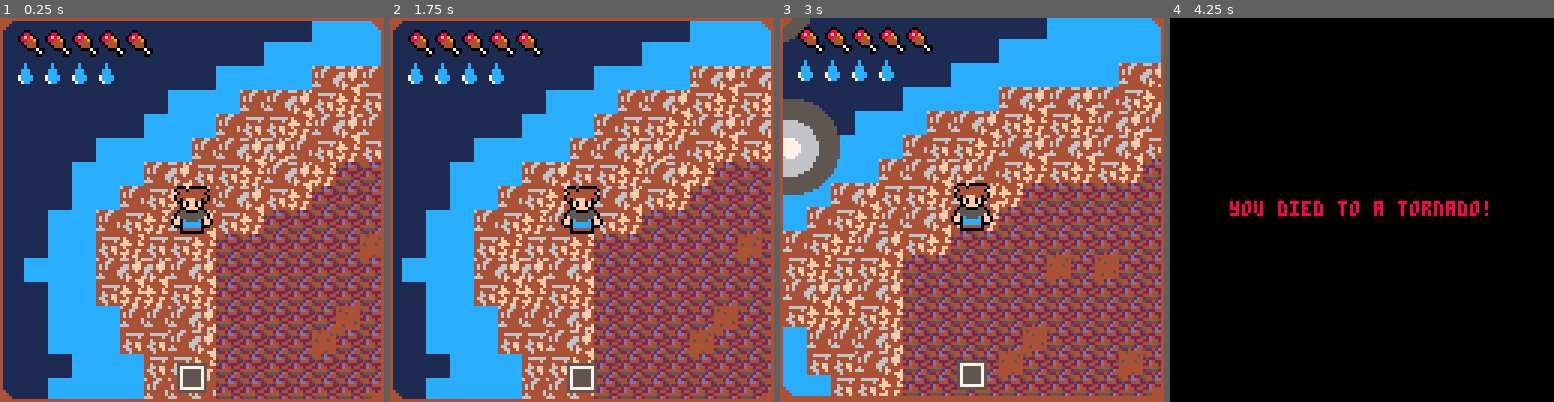
Above: before the commit, frames 1-4 (left to right).
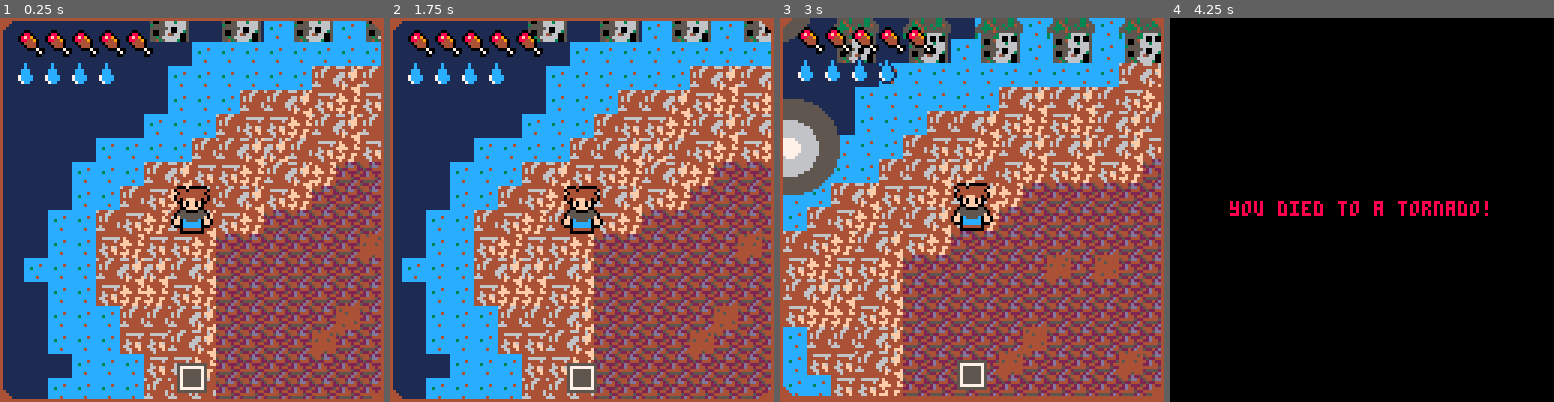
Above: after the commit, the same moments.

Repository: lucaslng/jamhacks-climatastrophe
Game: PICO-8 cartridge climate-collapse.p8
Two runs of this game, one before a commit and one after it. Both use one fixed random seed, a clock stepped at 60 frames per second and the inputs below.
Inputs:
- Up to frame 1 (0.25 s): no input
- Up to frame 2 (1.75 s): tap O (Z key) at 0.7, 1.7 s; hold Right from 1.6 s (still down)
- Up to frame 3 (3 s): release Right at 2.1 s; tap O (Z key) at 2.1, 2.5, 2.9 s; hold Up 2.15-2.42 s; hold Right from 2.47 s (still down)
- Up to frame 4 (4.25 s): release Right at 3.03 s; hold Left 3.08-3.58 s; tap O (Z key) at 3.3, 3.7, 4.1 s; hold Down 3.63-3.97 s; hold Right from 4.02 s (still down)

The runs differ from the first frame. In frame 1, 5.1% of the frame differs, in the area x 7-100%, y 0-100%; in frame 2, 5.2%; in frame 3, 8.6%, in the area x 2-100%, y 0-99%; in frame 4, nothing differs.

Commit message:
dirty water and houses

Diff:
--- a/climate-collapse.p8
+++ b/climate-collapse.p8
@@ -336,11 +336,11 @@
 __gfx__
 000000000b3bb3b065555666bbbbbbbbbbbbbbbbbbb1bbbbbbbbbbbb11111111cccccccc00000000000000000000000000000000000000000000000000000000
 000000003bb3bbbb66556665bbb00bbbbbbbbbbbbb1c1bbbbbbbbbbb11111111cccccccc00000000000000000000000000000000000000000000000100000000
-0000000003333bb066666655bb0880bbbbbbbbbbbb1c1bbbbbbbbbbb11111111cccccccc00000000000000000000000000000000000000001111100000000000
-0000000000eeee0056655666b08f890bbbbbbbbbb1ccc1bbbbbbbbbb11111111cccccccc0000000000000000000000000000000000000001c777710000000000
+0000000003333bb066666655bb0880bbbbbbbbbbbb1c1bbbbbbbbbbb11111111ccccc4cc00000000000000000000000000000000000000001111100000000000
+0000000000eeee0056655666b08f890bbbbbbbbbb1ccc1bbbbbbbbbb11111111cc3ccccc0000000000000000000000000000000000000001c777710000000000
 0000000002e0e0e066665566b0884490bbbbbbbbb1ccc1bbbbbbbbbb11111111cccccccc000000000000000000000000000000000000001ccccc771000000000
 00000000022eeee066566666bb044440bbbbbbbb17cccc1bbbbbbbbb11111111cccccccc00000000000000000000000000000000000001ccccccc71000000000
-000000000022220055665665bbb04440bbbbbbbb17cccc1bbbbbbbbb11111111cccccccc000000000000000000000000000000000000017ccccccc7100000000
+000000000022220055665665bbb04440bbbbbbbb17cccc1bbbbbbbbb11111111cccc4ccc000000000000000000000000000000000000017ccccccc7100000000
 000000000002200066655556bbbb000700bbbbbbb17cc1bbbbbbbbbb11111111cccccccc00000000000000000000000000000000000017ccc11ccc1000000000
 4442d2250000000000000000bbbbbbb070bbbbbbbb111bbbbbbbbbbb0000000000000000000000000000000000000000000000000001cccc10011c1000000000
 5445dd420000000000000000bbbbbbb00bbbbbbbbbbbbbbbbbbbbbbb0000000000000000000000000000000000000000000000000001ccc10000010000000000
@@ -479,13 +479,13 @@
 0707070707070707070707070707070707070707070707070707070707070707070707070707070707070707070707070707070707070707070707070707070707070707070707070707070707070707070707070707070707070707070707070707070707070707070707070707070707070707070700000000000000000000
 0707070707070707070707070707070707070707070707070707070707070707070707070707070707070707070707070707070707070707070707070707070707070707070707070707070707070707070707070707070707070707070707070707070707070707070707070707070707070707070700000000000000000000
 0707070707070707070707070707070707070707070707070707070707070707070707070707070707070707070707070707070707070707070707070707070707070707070707070707070707070707070707070707070707070707070707070707070707070707070707070707070707070707070700000000000000000000
-0707070707070707070707070707070707070707070707070707070707070707070707070707070707070707070707070707070707070707070707070707070707070707070707070707070707070707070707070707070707070707070707070707070707070707070707070707070707070707070700000000000000000000
-0707070707070707070707070707070707070707070707070707070707070707070707070707070707070707070808080808080808080808070707070707070707070707070707070707070707070707070707070707070707070707070707070707070707070707070707070707070707070707070700000000000000000000
+0707070707070707070707070707070707070707070707404107404107404107404107404107404107404107404107424308424308070707070707070707070707070707070707070707070707070707070707070707070707070707070707070707070707070707070707070707070707070707070700000000000000000000
+0707070707070707070707070707070707070707070707505107505107505107505107505107505107505107505108525308525308080808070707070707070707070707070707070707070707070707070707070707070707070707070707070707070707070707070707070707070707070707070700000000000000000000
 0707070707070707070707070707070707070707070707070707070707070707070707080808080808080808080808080808080808080808080707070707070707070707070707070707070707070707070707070707070707070707070707070707070707070707070707070707070707070707070700000000000000000000
-0707070707070707070707070707070707070707070707070707070707070707080808080808080808080808080808080808080808080808080807070707070707070707070707070707070707070707070707070707070707070707070707070707070707070707070707070707070707070707070700000000000000000000
-0707070707070707070707070707070707070707070707070707070707070808080808080808080808082728272827272827272808080808080808070707070707070707070707070707070707070707070707070707070707070707070707070707070707070707070707070707070707070707070700000000000000000000
-0707070707070707070707070707070707070707070707070707070708080808080808272827272828273738372737272827282728272808080808080707070707070707070707070707070707070707070707070707070707070707070707070707070707070707070707070707070707070707070700000000000000000000
-0707070707070707070707070707070707070707070707070707080808082728272827373837373838272827283738373837382728272827280808080807070707070707070707070707070707070707070707070707070707070707070707070707070707070707070707070707070707070707070700000000000000000000
+0707070707070707070707070707070707070707070707404107404107424308424308424308424308080808080808080808080808080808080807070707070707070707070707070707070707070707070707070707070707070707070707070707070707070707070707070707070707070707070700000000000000000000
+0707070707070707070707070707070707070707070707505107505108525308525308525308525308082728272827272827272808080808080808070707070707070707070707070707070707070707070707070707070707070707070707070707070707070707070707070707070707070707070700000000000000000000
+0707070707070707070707070707070707070707070707070708080808080808080808272827272828273738372737272827282728272808080808080707070707070707070707070707070707070707070707070707070707070707070707070707070707070707070707070707070707070707070700000000000000000000
+0707070707070707070707070707070707070707070707070808080808082728272827373837373838272827283738373837382728272827280808080807070707070707070707070707070707070707070707070707070707070707070707070707070707070707070707070707070707070707070700000000000000000000
 0707070707070707070707070707070707070707070707070808082727283738373827282728282728272828381010102424103738272837272808080808070707070707070707070707070707070707070707070707070707070707070707070707070707070707070707070707070707070707070700000000000000000000
 0707070707070707070707070707070707070707070707080808273737382728272827283738383738373838101010101024241010373827372728080808080707070707070707070707070707070707070707070707070707070707070707070707070707070707070707070707070707070707070700000000000000000000
 0707070707070707070707070707070707070707070808080827272828273738373837381010101010101024101010102410242424241037382728280808080707070707070707070707070707070707070707070707070707070707070707070707070707070707070707070707070707070707070700000000000000000000
